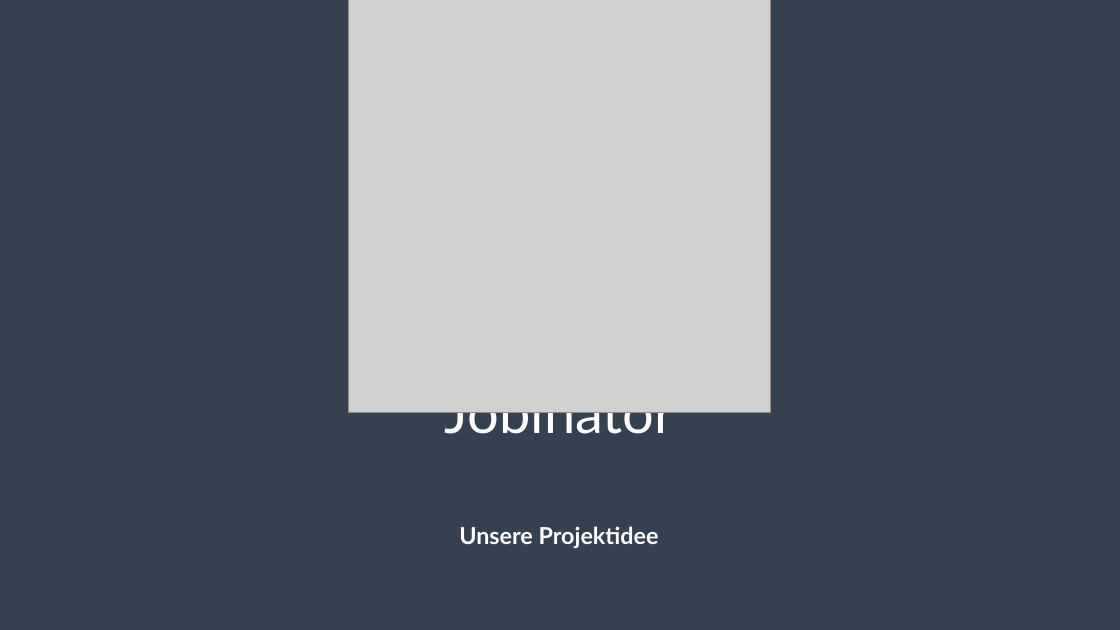
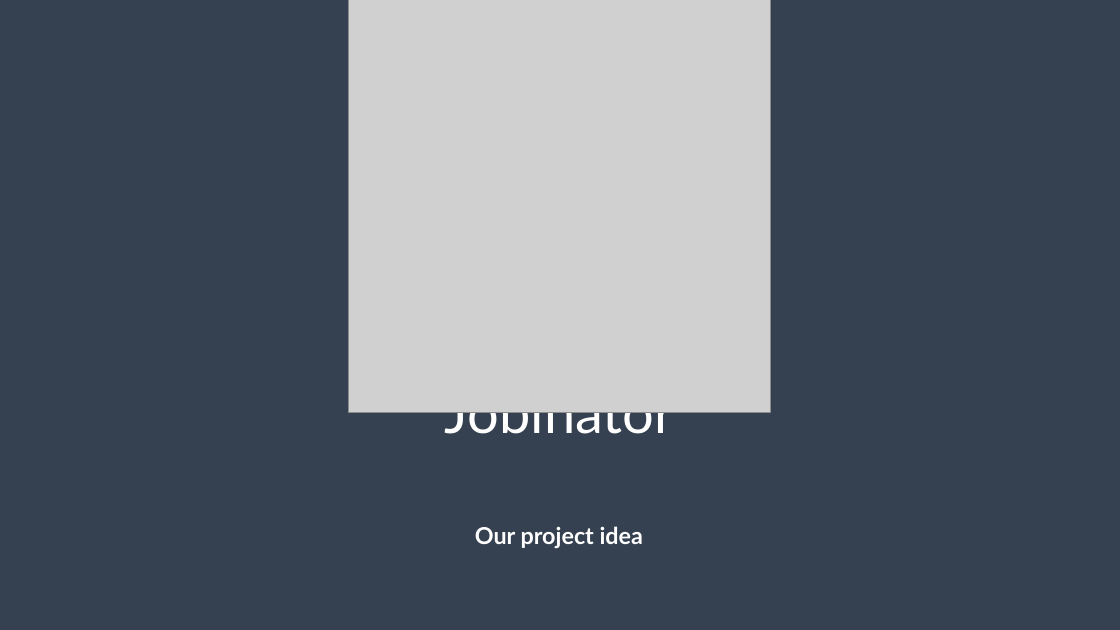
Before and after one commit to pandermatt/Jobinator-Website, a slide deck: slide 3 of Presentation/Projektidee Präsentation_Entwurf_01.pptx. Drawn at 1120x630 pixels with LibreOffice and Linux fonts; fonts in the diff are those of the drawing; grey boxes stand for pictures; background and template pictures are left out; a plain dark background stands for a picture behind light text. Boxes give left, top, right and bottom in pixels: in the first picture for what was removed or moved away, otherwise in the second. Text is boxed around its words. In the diff, an @@ line names an element or a change of style, - is before the commit and + after.

```diff
--- a/Presentation/Projektidee Präsentation_Entwurf_01.pptx
+++ b/Presentation/Projektidee Präsentation_Entwurf_01.pptx
@@ text at <box>475,526,643,548</box>: text changed @@
-Unsere Projektidee
+Our project idea
```
Also in this commit, not shown: 5 other slides changed, 1 slide added, 1 slide removed.
